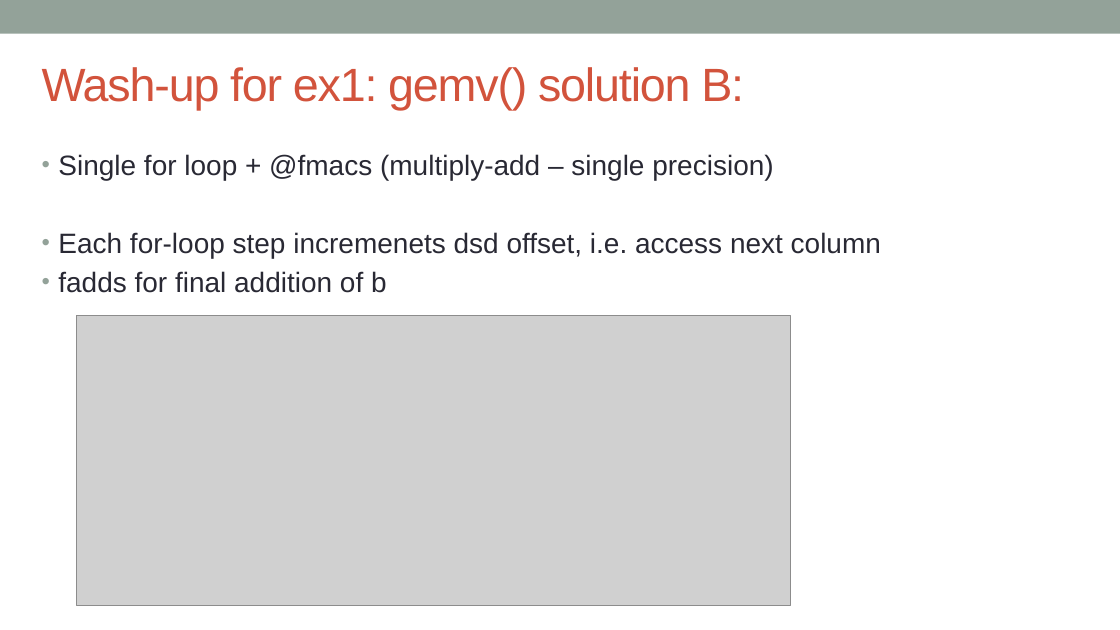
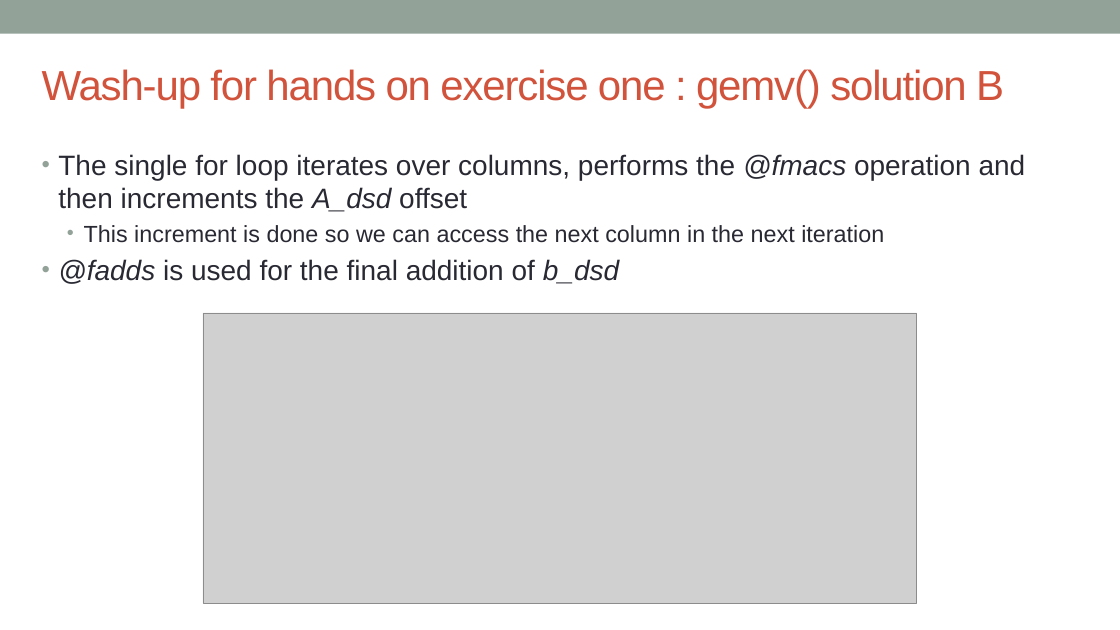
Before and after one commit to EPCCed/cs2-sdk-training, a slide deck: slide 8 of lectures/powerpoints/hands-on-1+washup.pptx (slide 10 before the commit). Drawn at 1120x630 pixels with LibreOffice and Linux fonts; fonts in the diff are those of the drawing; grey boxes stand for pictures. Boxes give left, top, right and bottom in pixels: in the first picture for what was removed or moved away, otherwise in the second. Text is boxed around its words. In the diff, an @@ line names an element or a change of style, - is before the commit and + after.

```diff
--- a/lectures/powerpoints/hands-on-1+washup.pptx
+++ b/lectures/powerpoints/hands-on-1+washup.pptx
@@ title at <box>42,69,1004,108</box>: text changed; size 40 to 36 pt @@
-Wash-up for ex1: gemv() solution B:
+Wash-up for hands on exercise one : gemv() solution B
@@ text at <box>58,154,1026,284</box>: text changed @@
-• Single for loop + @fmacs (multiply-add – single precision)
-• Each for-loop step incremenets dsd offset, i.e. access next column
-• fadds for final addition of b
+• The single for loop iterates over columns, performs the @fmacs operation and then increments the A_dsd offset
+  • This increment is done so we can access the next column in the next iteration
+• @fadds is used for the final addition of b_dsd
@@ picture: place and size @@
-picture at <box>76,315,791,605</box>
+picture at <box>203,313,918,603</box>
```
Also in this commit, not shown: 7 other slides changed, 3 slides removed.
